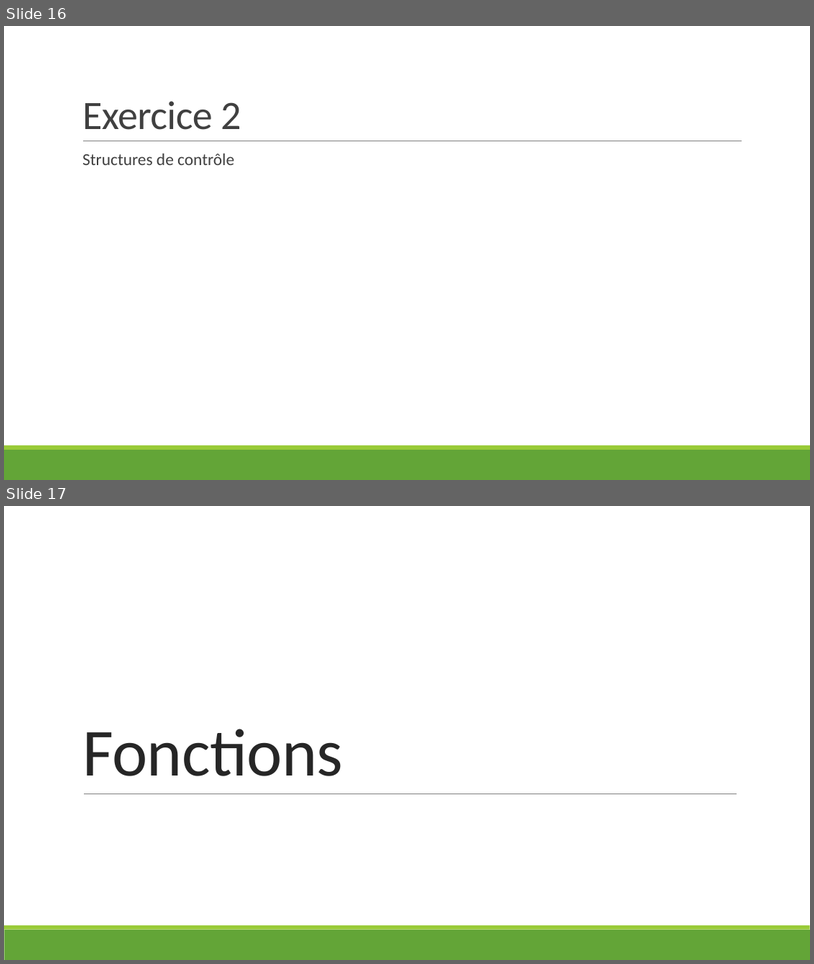
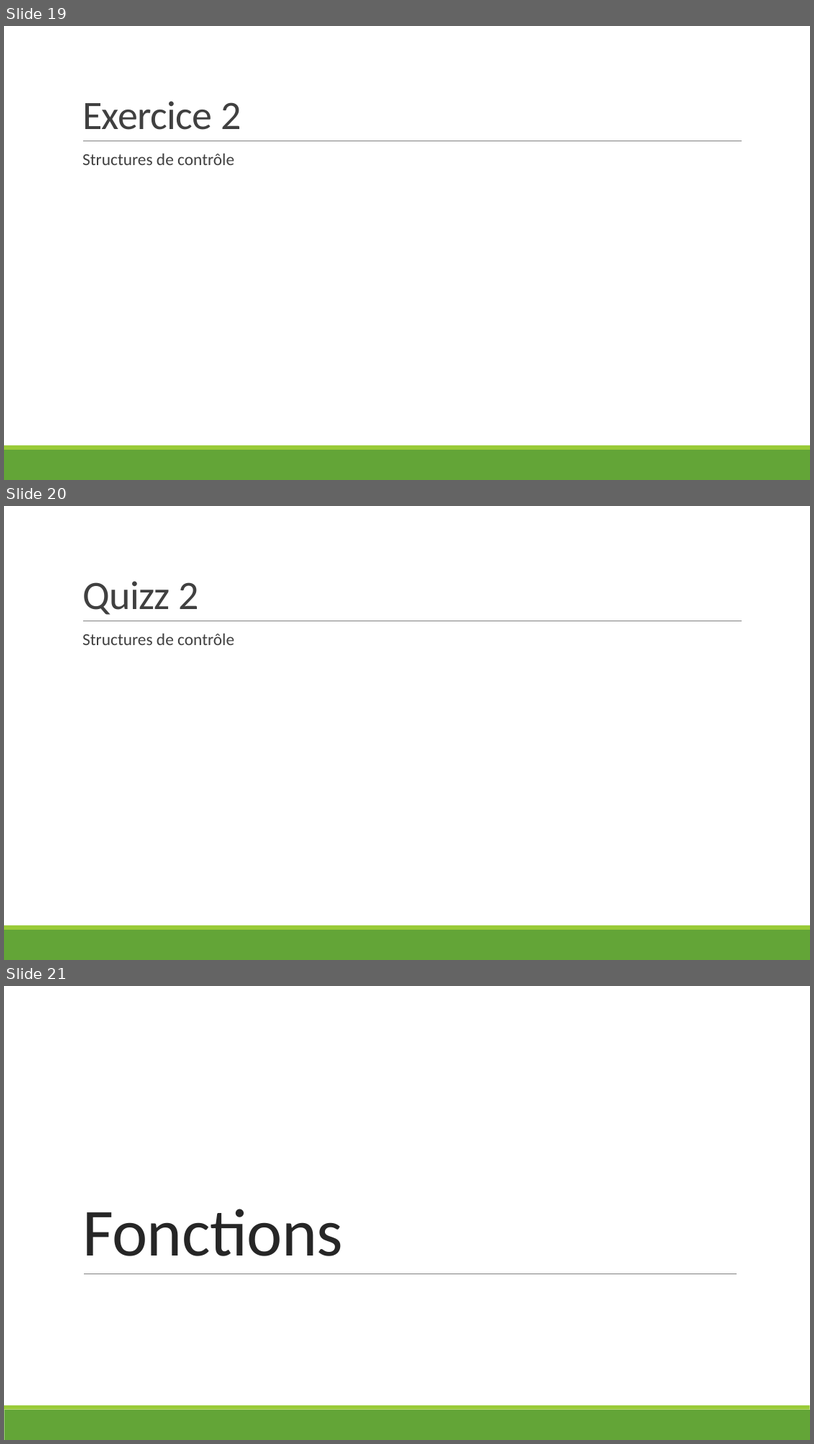
Before and after one commit to hermes-python-201910/courseware, a slide deck: slides.pptx. Shown one above the other, each under a label of ours: slides 16 and 17 before the commit, slides 19, 20 and 21 after it. The pictures are 814x964 and 814x1444 pixels, drawn with LibreOffice and Linux fonts; fonts in the diff are those of the drawing. Boxes give left, top, right and bottom in pixels: in the first picture for what was removed or moved away, otherwise in the second. Text is boxed around its words. In the diff, an @@ line names an element or a change of style, - is before the commit and + after.

```diff
--- a/slides.pptx
+++ b/slides.pptx
@@ slide 20 added at (4, 506, 810, 960), background #FFFFFF; not listed: 3 template elements that a slide beside it also shows @@
@@ title added at (82, 581, 198, 615), 48 pt, text #404040 @@
+Quizz 2
@@ text added at (82, 633, 234, 645), 20 pt, text #404040 @@
+  Structures de contrôle
@@ what was slide 16 is now slide 19 @@
@@ what was slide 17 is now slide 21 @@
```
Also in this commit, not shown: 1 slide changed, 7 other slides added, 1 other file.
